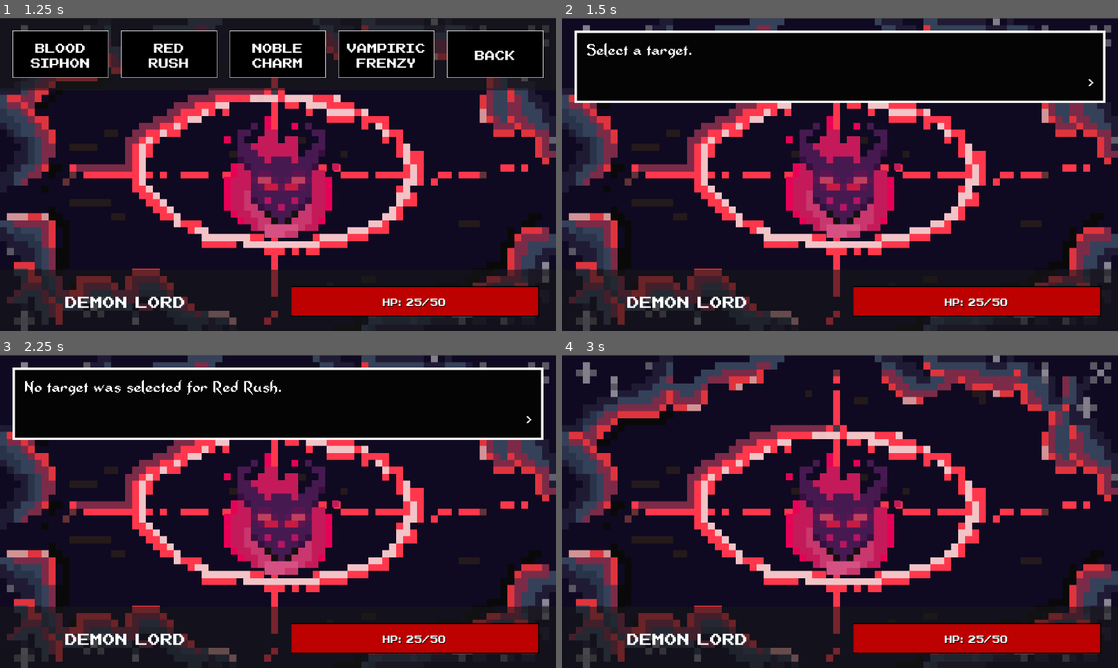
Above: before the commit, frames 1-4 (two rows, left to right).
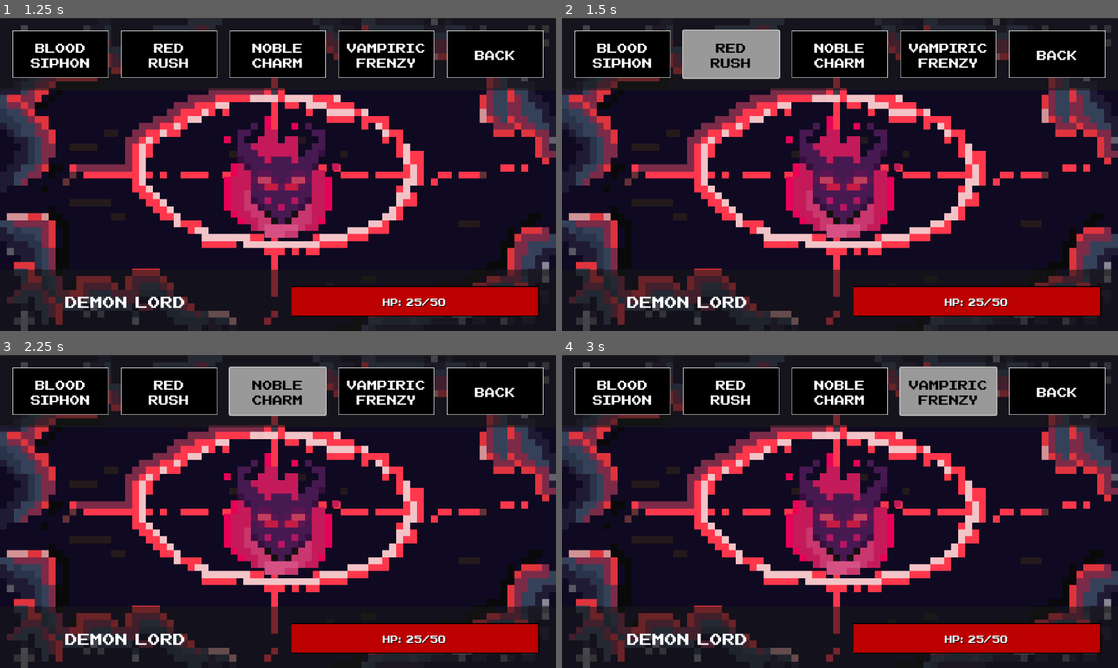
Above: after the commit, the same moments.

Repository: GeMini-220/Diabolic-Lord
Game: Godot game, scene res://MainScenes/battle.tscn
Two runs of this game, one before a commit and one after it. Both use one fixed random seed, a clock stepped at 60 frames per second and the inputs below. This scene is started directly instead of the project's main scene.
Inputs (mouse positions are in pixels of both pictures, inside the frame that each line leads up to):
- Up to frame 1 (1.25 s): click "Blood Siphon" at 0.5 s
- Up to frame 2 (1.5 s): click "Red Rush" at 1.25 s
- Up to frame 3 (2.25 s): click (278, 392) at 2 s, where only the run after the commit has a clickable "Noble Charm"
- Up to frame 4 (3 s): click (945, 392) at 2.75 s, where only the run after the commit has a clickable "Vampiric Frenzy"

Frame 1 is identical in both runs. In frame 2, 11% of the frame differs, in the area x 0-100%, y 0-28%; in frame 3, 12%; in frame 4, 15%, in the area x 0-100%, y 0-24%.
Error in both runs: Invalid assignment of property or key 'value' with value of type 'Nil' on a base object of type 'ProgressBar'. (res://src/battle.gd:113)

Commit message:
unified spell panels under one "Tier Panel"
the tier panel dynamically changes based on what spells the player has unlocked

Diff:
--- a/MainScenes/battle.tscn
+++ b/MainScenes/battle.tscn
@@ -795,7 +795,7 @@
 text = "Infernal
 Affliction"
 
-[node name="VampSpells" type="Button" parent="SpellsPanel/Spells"]
+[node name="TierSpells" type="Button" parent="SpellsPanel/Spells"]
 layout_mode = 2
 size_flags_horizontal = 3
 mouse_default_cursor_shape = 2
@@ -807,10 +807,10 @@
 theme_override_styles/normal = SubResource("StyleBoxFlat_45ras")
 theme_override_styles/hover = SubResource("StyleBoxFlat_egerx")
 theme_override_styles/pressed = SubResource("StyleBoxFlat_pdryl")
-text = "Blood
+text = "Greater
 Spells"
 
-[node name="InfernoSpells" type="Button" parent="SpellsPanel/Spells"]
+[node name="Back" type="Button" parent="SpellsPanel/Spells"]
 layout_mode = 2
 size_flags_horizontal = 3
 mouse_default_cursor_shape = 2
@@ -822,32 +822,16 @@
 theme_override_styles/normal = SubResource("StyleBoxFlat_45ras")
 theme_override_styles/hover = SubResource("StyleBoxFlat_egerx")
 theme_override_styles/pressed = SubResource("StyleBoxFlat_pdryl")
-text = "Fire
-Spells
-"
-
-[node name="Back" type="Button" parent="SpellsPanel/Spells"]
-layout_mode = 2
-size_flags_horizontal = 3
-mouse_default_cursor_shape = 2
-theme_override_colors/font_color = Color(1, 1, 1, 1)
-theme_override_colors/font_pressed_color = Color(0, 0, 0, 1)
-theme_override_colors/font_hover_color = Color(0, 0, 0, 1)
-theme_override_fonts/font = ExtResource("9_5fkrt")
-theme_override_font_sizes/font_size = 42
-theme_override_styles/normal = SubResource("StyleBoxFlat_45ras")
-theme_override_styles/hover = SubResource("StyleBoxFlat_egerx")
-theme_override_styles/pressed = SubResource("StyleBoxFlat_pdryl")
 text = "Back"
 
-[node name="VampSpellsPanel" type="Panel" parent="."]
+[node name="TierSpellsPanel" type="Panel" parent="."]
 layout_mode = 1
 anchors_preset = 10
 anchor_right = 1.0
 offset_bottom = 150.0
 grow_horizontal = 2
 
-[node name="VampSpells" type="HBoxContainer" parent="VampSpellsPanel"]
+[node name="TierSpells" type="HBoxContainer" parent="TierSpellsPanel"]
 layout_mode = 1
 anchors_preset = 15
 anchor_right = 1.0
@@ -861,7 +845,7 @@
 theme_override_constants/separation = 26
 alignment = 1
 
-[node name="BloodSiphon" type="Button" parent="VampSpellsPanel/VampSpells"]
+[node name="1" type="Button" parent="TierSpellsPanel/TierSpells"]
 layout_mode = 2
 size_flags_horizontal = 3
 tooltip_text = "Damage the enemy and restore your health"
@@ -878,7 +862,7 @@
 Siphon
 "
 
-[node name="RedRush" type="Button" parent="VampSpellsPanel/VampSpells"]
+[node name="2" type="Button" parent="TierSpellsPanel/TierSpells"]
 layout_mode = 2
 size_flags_horizontal = 3
 tooltip_text = "Damage the enemy and restore your health"
@@ -895,7 +879,7 @@
 Rush
 "
 
-[node name="NobleCharm" type="Button" parent="VampSpellsPanel/VampSpells"]
+[node name="3" type="Button" parent="TierSpellsPanel/TierSpells"]
 layout_mode = 2
 size_flags_horizontal = 3
 tooltip_text = "Damage the enemy and restore your health"
@@ -912,7 +896,7 @@
 Charm
 "
 
-[node name="VampiricFrenzy" type="Button" parent="VampSpellsPanel/VampSpells"]
+[node name="4" type="Button" parent="TierSpellsPanel/TierSpells"]
 layout_mode = 2
 size_flags_horizontal = 3
 tooltip_text = "Damage the enemy and restore your health"
@@ -929,109 +913,7 @@
 Frenzy
 "
 
-[node name="BackToSpells" type="Button" parent="VampSpellsPanel/VampSpells"]
-layout_mode = 2
-size_flags_horizontal = 3
-mouse_default_cursor_shape = 2
-theme_override_colors/font_color = Color(1, 1, 1, 1)
-theme_override_colors/font_pressed_color = Color(0, 0, 0, 1)
-theme_override_colors/font_hover_color = Color(0, 0, 0, 1)
-theme_override_fonts/font = ExtResource("9_5fkrt")
-theme_override_font_sizes/font_size = 42
-theme_override_styles/normal = SubResource("StyleBoxFlat_45ras")
-theme_override_styles/hover = SubResource("StyleBoxFlat_egerx")
-theme_override_styles/pressed = SubResource("StyleBoxFlat_pdryl")
-text = "Back"
-
-[node name="InfernoSpellsPanel" type="Panel" parent="."]
-visible = false
-layout_mode = 1
-anchors_preset = 10
-anchor_right = 1.0
-offset_bottom = 150.0
-grow_horizontal = 2
-
-[node name="InfernoSpells" type="HBoxContainer" parent="InfernoSpellsPanel"]
-layout_mode = 1
-anchors_preset = 15
-anchor_right = 1.0
-anchor_bottom = 1.0
-offset_left = 26.0
-offset_top = 26.0
-offset_right = -26.0
-offset_bottom = -26.0
-grow_horizontal = 2
-grow_vertical = 2
-theme_override_constants/separation = 26
-alignment = 1
-
-[node name="Fireball" type="Button" parent="InfernoSpellsPanel/InfernoSpells"]
-layout_mode = 2
-size_flags_horizontal = 3
-tooltip_text = "Damage the enemy and restore your health"
-mouse_default_cursor_shape = 2
-theme_override_colors/font_color = Color(1, 1, 1, 1)
-theme_override_colors/font_pressed_color = Color(0, 0, 0, 1)
-theme_override_colors/font_hover_color = Color(0, 0, 0, 1)
-theme_override_fonts/font = ExtResource("9_5fkrt")
-theme_override_font_sizes/font_size = 42
-theme_override_styles/normal = SubResource("StyleBoxFlat_45ras")
-theme_override_styles/hover = SubResource("StyleBoxFlat_egerx")
-theme_override_styles/pressed = SubResource("StyleBoxFlat_pdryl")
-text = "Fireball
-"
-
-[node name="Fire Rain" type="Button" parent="InfernoSpellsPanel/InfernoSpells"]
-layout_mode = 2
-size_flags_horizontal = 3
-tooltip_text = "Damage the enemy and restore your health"
-mouse_default_cursor_shape = 2
-theme_override_colors/font_color = Color(1, 1, 1, 1)
-theme_override_colors/font_pressed_color = Color(0, 0, 0, 1)
-theme_override_colors/font_hover_color = Color(0, 0, 0, 1)
-theme_override_fonts/font = ExtResource("9_5fkrt")
-theme_override_font_sizes/font_size = 42
-theme_override_styles/normal = SubResource("StyleBoxFlat_45ras")
-theme_override_styles/hover = SubResource("StyleBoxFlat_egerx")
-theme_override_styles/pressed = SubResource("StyleBoxFlat_pdryl")
-text = "Fire
-Rain
-"
-
-[node name="Meteor" type="Button" parent="InfernoSpellsPanel/InfernoSpells"]
-layout_mode = 2
-size_flags_horizontal = 3
-tooltip_text = "Damage the enemy and restore your health"
-mouse_default_cursor_shape = 2
-theme_override_colors/font_color = Color(1, 1, 1, 1)
-theme_override_colors/font_pressed_color = Color(0, 0, 0, 1)
-theme_override_colors/font_hover_color = Color(0, 0, 0, 1)
-theme_override_fonts/font = ExtResource("9_5fkrt")
-theme_override_font_sizes/font_size = 42
-theme_override_styles/normal = SubResource("StyleBoxFlat_45ras")
-theme_override_styles/hover = SubResource("StyleBoxFlat_egerx")
-theme_override_styles/pressed = SubResource("StyleBoxFlat_pdryl")
-text = "Meteor"
-
-[node name="HellOnEarth" type="Button" parent="InfernoSpellsPanel/InfernoSpells"]
-layout_mode = 2
-size_flags_horizontal = 3
-tooltip_text = "Damage the enemy and restore your health"
-mouse_default_cursor_shape = 2
-theme_override_colors/font_color = Color(1, 1, 1, 1)
-theme_override_colors/font_pressed_color = Color(0, 0, 0, 1)
-theme_override_colors/font_hover_color = Color(0, 0, 0, 1)
-theme_override_fonts/font = ExtResource("9_5fkrt")
-theme_override_font_sizes/font_size = 42
-theme_override_styles/normal = SubResource("StyleBoxFlat_45ras")
-theme_override_styles/hover = SubResource("StyleBoxFlat_egerx")
-theme_override_styles/pressed = SubResource("StyleBoxFlat_pdryl")
-text = "Hell
-On
-Earth
-"
-
-[node name="BackToSpells" type="Button" parent="InfernoSpellsPanel/InfernoSpells"]
+[node name="BackToSpells" type="Button" parent="TierSpellsPanel/TierSpells"]
 layout_mode = 2
 size_flags_horizontal = 3
 mouse_default_cursor_shape = 2
@@ -1231,16 +1113,10 @@
 [connection signal="pressed" from="SpellsPanel/Spells/Attack" to="." method="_on_attack_pressed"]
 [connection signal="pressed" from="SpellsPanel/Spells/dreadforge" to="." method="_on_dread_forge_pressed"]
 [connection signal="pressed" from="SpellsPanel/Spells/InfernalAffliction" to="." method="_on_infernal_affliction_pressed"]
-[connection signal="pressed" from="SpellsPanel/Spells/VampSpells" to="." method="_on_vamp_spells_pressed"]
-[connection signal="pressed" from="SpellsPanel/Spells/InfernoSpells" to="." method="_on_inferno_spells_pressed"]
+[connection signal="pressed" from="SpellsPanel/Spells/TierSpells" to="." method="_on_vamp_spells_pressed"]
 [connection signal="pressed" from="SpellsPanel/Spells/Back" to="." method="_on_back_pressed"]
-[connection signal="pressed" from="VampSpellsPanel/VampSpells/BloodSiphon" to="." method="_on_blood_siphon_pressed"]
-[connection signal="pressed" from="VampSpellsPanel/VampSpells/RedRush" to="." method="_on_red_rush_pressed"]
-[connection signal="pressed" from="VampSpellsPanel/VampSpells/NobleCharm" to="." method="_on_noble_charm_pressed"]
-[connection signal="pressed" from="VampSpellsPanel/VampSpells/VampiricFrenzy" to="." method="_on_vampiric_frenzy_pressed"]
-[connection signal="pressed" from="VampSpellsPanel/VampSpells/BackToSpells" to="." method="_on_back_to_spells_pressed"]
-[connection signal="pressed" from="InfernoSpellsPanel/InfernoSpells/Fireball" to="." method="_on_fireball_pressed"]
-[connection signal="pressed" from="InfernoSpellsPanel/InfernoSpells/Fire Rain" to="." method="_on_fire_rain_pressed"]
-[connection signal="pressed" from="InfernoSpellsPanel/InfernoSpells/Meteor" to="." method="_on_meteor_pressed"]
-[connection signal="pressed" from="InfernoSpellsPanel/InfernoSpells/HellOnEarth" to="." method="_on_hell_on_earth_pressed"]
-[connection signal="pressed" from="InfernoSpellsPanel/InfernoSpells/BackToSpells" to="." method="_on_back_to_spells_pressed"]
+[connection signal="pressed" from="TierSpellsPanel/TierSpells/1" to="." method="_on_tier_pressed" binds= [1]]
+[connection signal="pressed" from="TierSpellsPanel/TierSpells/2" to="." method="_on_tier_pressed" binds= [2]]
+[connection signal="pressed" from="TierSpellsPanel/TierSpells/3" to="." method="_on_tier_pressed" binds= [3]]
+[connection signal="pressed" from="TierSpellsPanel/TierSpells/4" to="." method="_on_tier_pressed" binds= [4]]
+[connection signal="pressed" from="TierSpellsPanel/TierSpells/BackToSpells" to="." method="_on_back_to_spells_pressed"]
--- a/src/battle.gd
+++ b/src/battle.gd
@@ -62,10 +62,10 @@
 		enemies[i].position = Vector2(screen_resolution.x / (num_current_enemies + 1) * (i + 1), screen_resolution.y / 2)
 		# temporary alignment of enemies
 	#Enable/Disable buttons based on if skill is obtained
-
-	$ActionsPanel.hide()
-	$SpellsPanel.hide()
-	$VampSpellsPanel.hide()
+	ready_spells()
+	$ActionsPanel.hide()
+	$SpellsPanel.hide()
+	$TierSpellsPanel.hide()
 	display_text("Summoned by your loyal cultists, you, the Demon Lord, have awoken!")
 	await self.textbox_closed
 	display_text("These %s adventurers wish to return you to your eternal slumber." % num_current_enemies)
@@ -429,7 +429,7 @@
 	while not game_over:
 		for i in turn_order.size():
 			var character = turn_order[i]
-			if !character.visible:
+			if !is_instance_valid(character) or !character.visible:
 				continue
 			display_text("It's the %s's turn!" % character.name)
 			await self.textbox_closed
@@ -520,6 +520,12 @@
 	# Player attcks adventurers
 	# Add any other actions the player should take during their turn
 
+func ready_spells():
+	for tier in 4:
+		var spell_name = "Not yet\nunlocked"
+		if State.spells_unlocked[tier] != "":
+			spell_name = State.spells_unlocked[tier].replace(" ", "\n")
+		get_node("TierSpellsPanel/TierSpells/%s" % str(tier+1)).text = spell_name
 
 #VAMP LORD SKILLS 356-720
 func life_steal(damage: int):
@@ -535,7 +541,7 @@
 	var HighDamageRange = 1.1
 	$ActionsPanel.hide()
 	$SpellsPanel.hide()
-	$VampSpellsPanel.hide()
+	$TierSpellsPanel.hide()
 	if vampiric_frenzy_active:
 		LowDamageRange *= 1.5
 		HighDamageRange *= 1.5
@@ -593,7 +599,7 @@
 
 	$ActionsPanel.hide()
 	$SpellsPanel.hide()
-	$VampSpellsPanel.hide()
+	$TierSpellsPanel.hide()
 
 	display_text("Household has activated choose a sacrificial target.")
 	await self.textbox_closed
@@ -647,7 +653,7 @@
 		display_text("You are already flying and cannot use Red Rush again.")
 		await self.textbox_closed
 		return
-	$VampSpellsPanel.hide()
+	$TierSpellsPanel.hide()
 	display_text("Select a target for Red Rush.")
 	await select_enemy()
 
@@ -680,7 +686,7 @@
 		display_text("Noble Charm is still on cooldown for %d more turns." % noble_charm_cd)
 		await self.textbox_closed
 		return
-	$VampSpellsPanel.hide()
+	$TierSpellsPanel.hide()
 	display_text("Select an enemy to bewitch with Noble Charm.")
 	await select_enemy()
 	if target != null:
@@ -703,7 +709,7 @@
 		display_text("Vampiric Frenzy is still on cooldown for %d more turns" %vampiric_frenzy_cd)
 		await self.textbox_closed
 		return
-	$VampSpellsPanel.hide()
+	$TierSpellsPanel.hide()
 	activate_vampiric_frenzy()
 	$VL_VF_Sound.play()
 	display_text("Vampiric Frenzy activated! Attacks will now heal you and have a chance to charm the enemy.")
@@ -739,7 +745,7 @@
 	$ActionsPanel.hide()
 	$SpellsPanel.hide()
 
-	$InfernoSpellsPanel.hide()
+	$TierSpellsPanel.hide()
 
 	if target == null:
 		await select_enemy()
@@ -806,7 +812,7 @@
 		await self.textbox_closed
 		return
 
-	$InfernoSpellsPanel.hide()
+	$TierSpellsPanel.hide()
 
 	# Use the new function to select up to 2 targets
 	var targets = await select_multiple_targets(2)
@@ -837,7 +843,7 @@
 		display_text("Meteor is still on cooldown for %d more turns." % meteor_cd)
 		await self.textbox_closed
 		return
-	$InfernoSpellsPanel.hide()
+	$TierSpellsPanel.hide()
 	# Use the new function to select up to 3 targets
 	var targets = await select_multiple_targets(3)
 
@@ -867,7 +873,7 @@
 		display_text("Hell on Earth is still on cooldown for %d more turns." % [hell_on_earth_cd])
 		await self.textbox_closed
 		return
-	$InfernoSpellsPanel.hide()
+	$TierSpellsPanel.hide()
 	hell_on_earth_cd = 6
 	hell_on_earth_active = true
 
@@ -981,23 +987,22 @@
 	$SpellsPanel.hide()
 
 
-
-
-
-
-
 func _on_vamp_spells_pressed():
 	$SpellsPanel.hide()
-	$VampSpellsPanel.show()
+	$TierSpellsPanel.show()
 
 
 func _on_back_to_spells_pressed():
-	$VampSpellsPanel.hide()
-	$InfernoSpellsPanel.hide()
+	$TierSpellsPanel.hide()
 	$SpellsPanel.show()
 
 
-
-func _on_inferno_spells_pressed():
-	$SpellsPanel.hide()
-	$InfernoSpellsPanel.show()
+func _on_tier_pressed(extra_arg_0):
+	var spell_name = State.spells_unlocked[extra_arg_0 - 1]
+	if spell_name != "":
+		spell_name = "_on_" + spell_name.to_snake_case() + "_pressed"
+		var spell_func = Callable(self, spell_name)
+		spell_func.call()
+	else:
+		display_text("You haven't unlocked a spell of tier %s yet!" % extra_arg_0)
+		await self.textbox_closed
